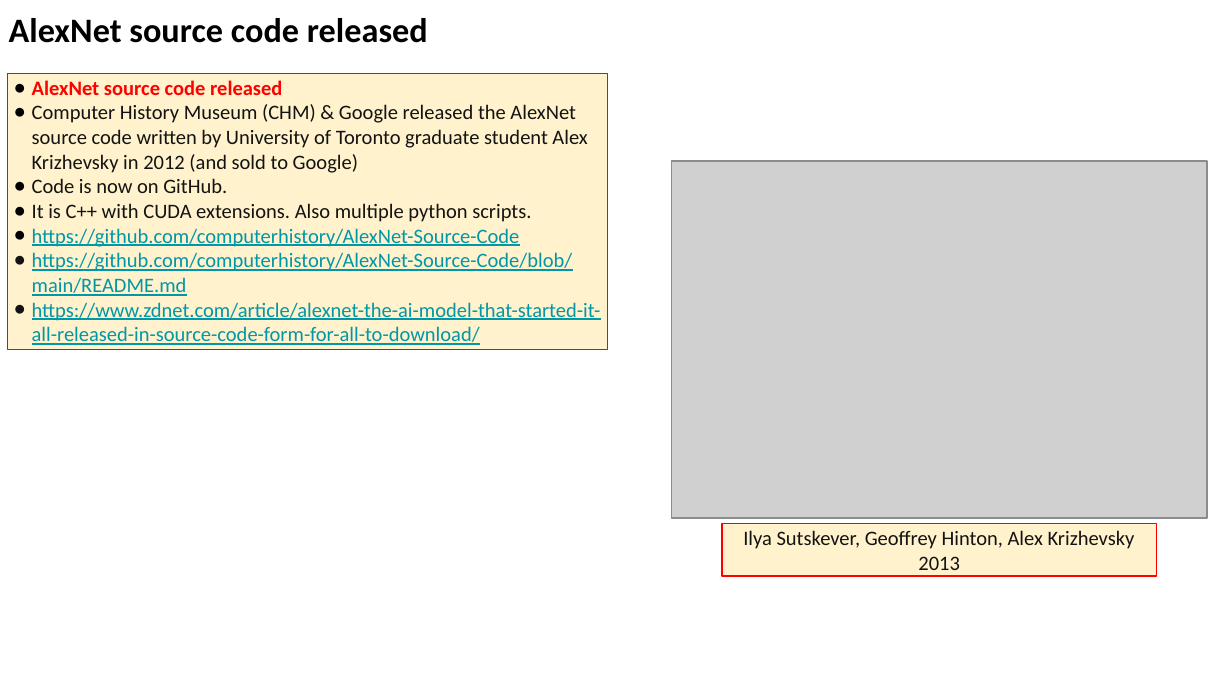
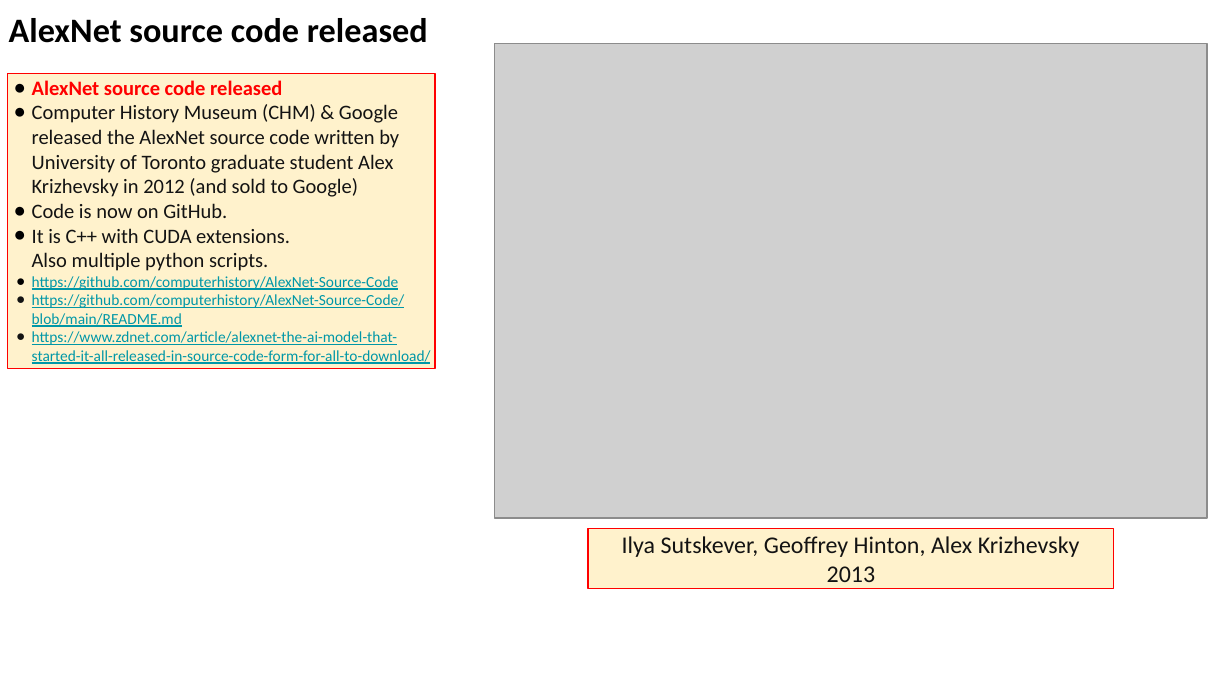
Before and after one commit to lselector/seminar, a slide deck: slide 19 of 2025/2025-03-28-AI-Updates.pptx (slide 18 before the commit). Drawn at 1232x693 pixels with LibreOffice and Linux fonts; fonts in the diff are those of the drawing; grey boxes stand for pictures. Boxes give left, top, right and bottom in pixels: in the first picture for what was removed or moved away, otherwise in the second. Text is boxed around its words. In the diff, an @@ line names an element or a change of style, - is before the commit and + after.

```diff
--- a/2025/2025-03-28-AI-Updates.pptx
+++ b/2025/2025-03-28-AI-Updates.pptx
@@ picture: place and size @@
-picture at [671,161,1207,519]
+picture at [495,43,1207,517]
@@ rectangle "AlexNet source code released": place and size @@
-rectangle "AlexNet source code released" at [7,74,607,350]
+rectangle "AlexNet source code released" at [7,74,435,368]
@@ text in rectangle at [32,276,431,364]: size 12 to 9 pt in "https://github.com/computerhistory/AlexNet-Source-Code", "https://github.com/computerhistory/AlexNet-Source-Code/blob/ ...", "https://www.zdnet.com/article/alexnet-the-ai-model-that-star ..."; indent changed @@
@@ rectangle "Ilya Sutskever, Geoffrey Hinton, Alex ...": place and size @@
-rectangle "Ilya Sutskever, Geoffrey Hinton, Alex ..." at [722,524,1157,575]
+rectangle "Ilya Sutskever, Geoffrey Hinton, Alex ..." at [588,529,1114,589]
@@ rectangle "Ilya Sutskever, Geoffrey Hinton, Alex ..." at [588,529,1114,589]: size 12 to 14 pt @@
```
Also in this commit, not shown: 5 other slides changed, 1 slide added.
